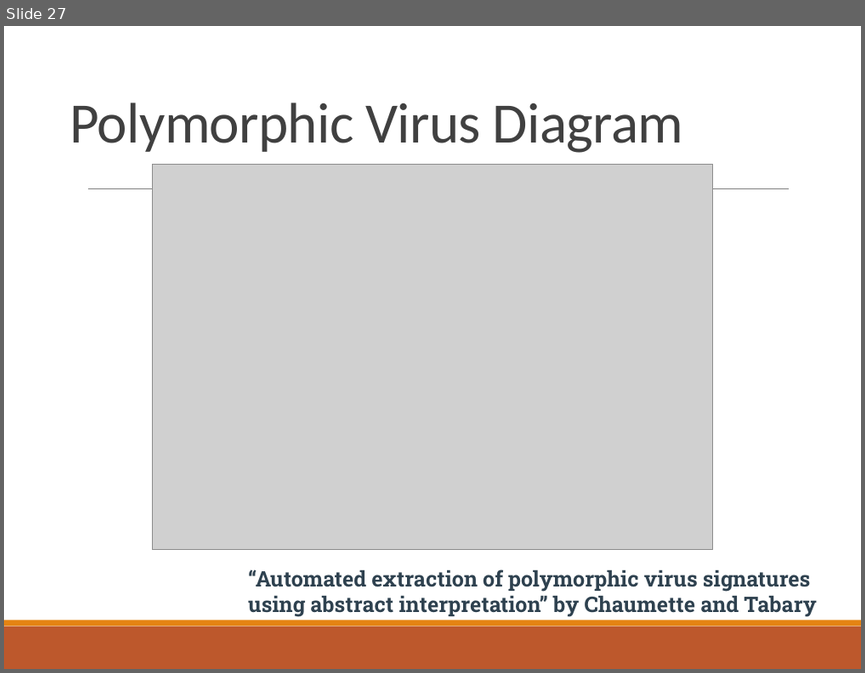
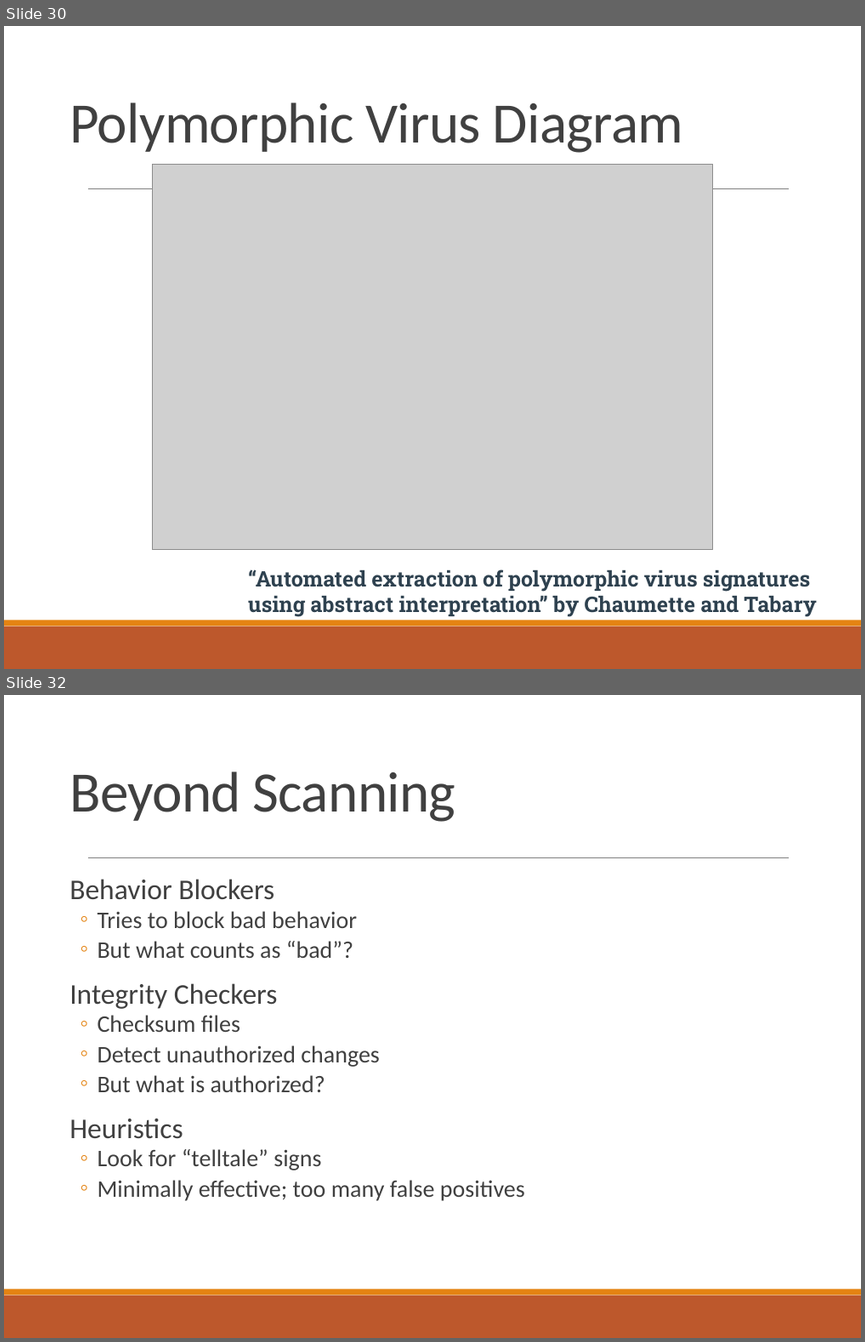
Before and after one commit to CrimsonVista/UTAustin-Courses, a slide deck: 2020fa_cs361s/lectures/20201026_malicious_software.pptx. Shown one above the other, each under a label of ours: slide 27 before the commit, slides 30 and 32 after it; the slides between them are not shown. The pictures are 865x673 and 865x1342 pixels, drawn with LibreOffice and Linux fonts; fonts in the diff are those of the drawing; grey boxes stand for pictures. Boxes give left, top, right and bottom in pixels: in the first picture for what was removed or moved away, otherwise in the second. Text is boxed around its words. In the diff, an @@ line names an element or a change of style, - is before the commit and + after.

```diff
--- a/2020fa_cs361s/lectures/20201026_malicious_software.pptx
+++ b/2020fa_cs361s/lectures/20201026_malicious_software.pptx
@@ slide 32 added at <box>4,695,861,1338</box>, background #FFFFFF; not listed: 3 template elements that a slide beside it also shows @@
@@ title added at <box>69,771,456,822</box>, 48 pt, text #404040 @@
+Beyond Scanning
@@ text added at <box>69,879,525,1201</box>, 20 pt, text #404040 @@
+  Behavior Blockers
+  ◦ Tries to block bad behavior
+  ◦ But what counts as “bad”?
+  Integrity Checkers
+  ◦ Checksum files
+  ◦ Detect unauthorized changes
+  ◦ But what is authorized?
+  Heuristics
+  ◦ Look for “telltale” signs
+  ◦ Minimally effective; too many false positives
@@ what was slide 27 is now slide 30 @@
```
Also in this commit, not shown: 4 slides changed, 17 other slides added, 1 slide removed, 1 other file.
